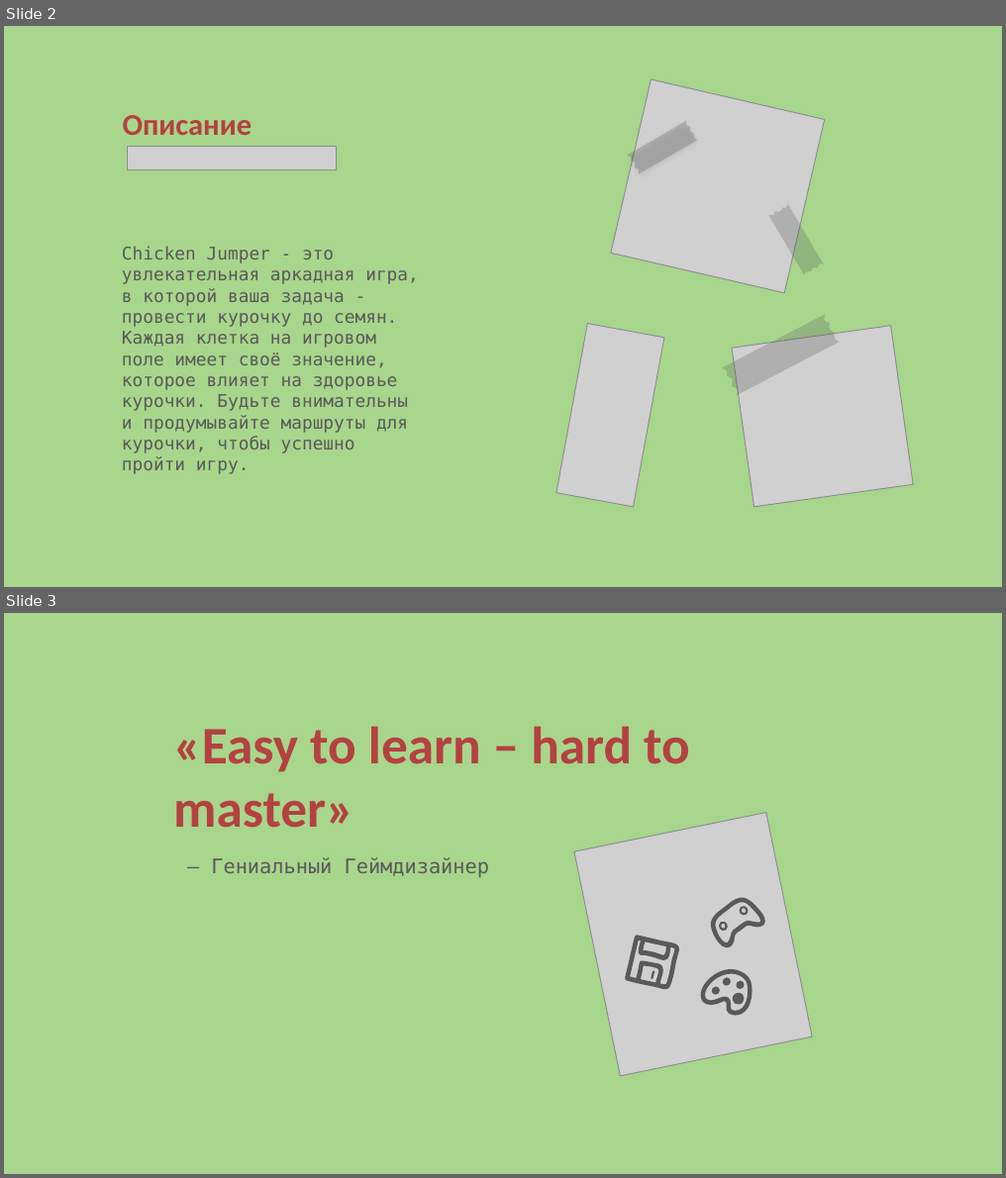
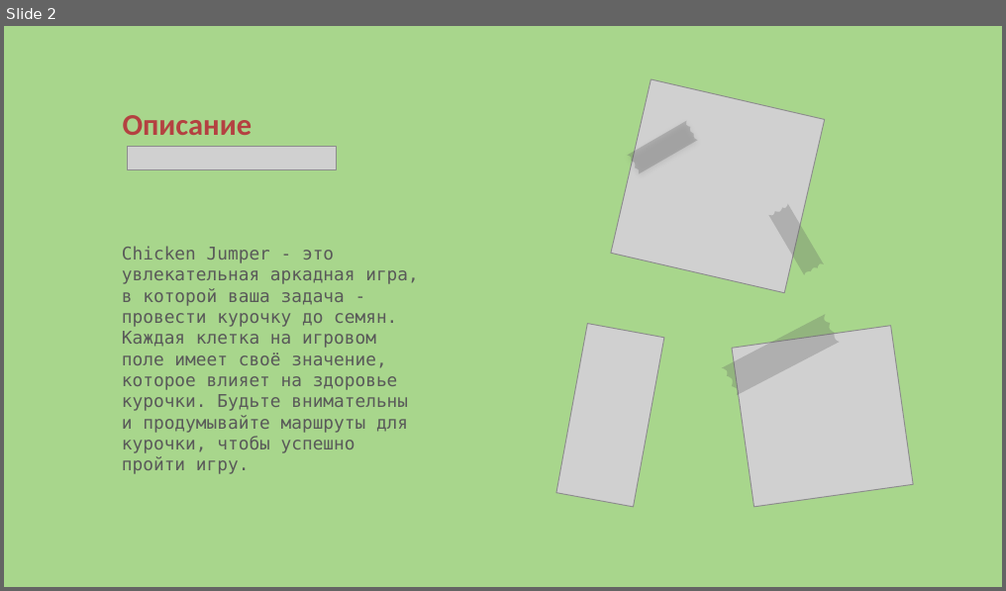
Before and after one commit to seTc1/ChikenJumper, a slide deck: ChikenJumper.pptx. Shown one above the other, each under a label of ours: slides 2 and 3 before the commit, slide 2 after it. The pictures are 1006x1178 and 1006x591 pixels, drawn with LibreOffice and Linux fonts; fonts in the diff are those of the drawing; grey boxes stand for pictures; background and template pictures are left out. Boxes give left, top, right and bottom in pixels: in the first picture for what was removed or moved away, otherwise in the second. Text is boxed around its words. In the diff, an @@ line names an element or a change of style, - is before the commit and + after.

```diff
--- a/ChikenJumper.pptx
+++ b/ChikenJumper.pptx
@@ slide 3 removed at [4,613,1002,1174], background picture (left out) @@
@@ subtitle removed at [173,726,690,828] @@
-«Easy to learn – hard to master»
@@ picture removed at [574,813,812,1076] @@
@@ title removed at [211,858,489,877] @@
-— Гениальный Геймдизайнер
@@ freeform shape removed at [704,891,770,952] @@
@@ freeform shape removed at [738,905,750,917] @@
@@ freeform shape removed at [624,934,681,992] @@
@@ freeform shape removed at [717,920,729,933] @@
@@ freeform shape removed at [650,970,655,980] @@
@@ group removed at [699,969,752,1016]: 5 freeform shapes @@
```
Also in this commit, not shown: 1 other slide changed, 3 slides added.
